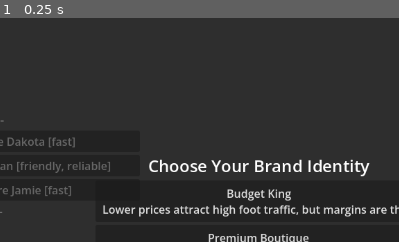
Above: before the commit, frame 1.
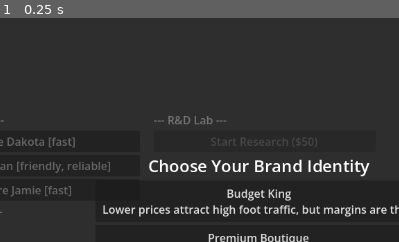
Above: after the commit, the same moment.

Repository: cdurran9/teeny-konbini
Game: Godot game, scene res://scenes/levels/main_level.tscn
Same seed, same stepped clock (60 frames per second), same inputs: the game is played once before the commit and once after it.
Inputs:
- Up to frame 1 (0.25 s): no input
The pictures show only the part of the screen within x 38-88%, y 25-75%; the shares and areas given below are measured in that part.

The runs differ from the first frame. In frame 1, 0.2% of the frame differs, in the area x 38-62%, y 43-58%.

Commit message:
R&D system with product unlocks, upgrades, and pity timer
Co-Authored-By: Claude Sonnet 4.6 <noreply@anthropic.com>

Diff:
--- a/project.godot
+++ b/project.godot
@@ -22,6 +22,7 @@
 GameState="*uid://smsm7mh0mfj8"
 UpgradeRegistry="*uid://do5ap4ey5ggbk"
 StaffManager="*res://scripts/autoloads/staff_manager.gd"
+RdManager="*res://scripts/autoloads/rd_manager.gd"
 
 [editor_plugins]
 
--- /dev/null
+++ b/resources/products/concrete/chips.tres
@@ -0,0 +1,10 @@
+[gd_resource type="Resource" script_class="ProductDefinition" format=3 uid="uid://c2yrnv4oaq9d"]
+
+[ext_resource type="Script" uid="uid://cepgvmp2tmrkd" path="res://resources/products/product_definition.gd" id="1_chips"]
+
+[resource]
+script = ExtResource("1_chips")
+id = "chips"
+display_name = "Chips"
+base_price = 1.5
+tags = Array[String](["Snack", "Junk"])
--- /dev/null
+++ b/resources/products/concrete/coffee.tres
@@ -0,0 +1,10 @@
+[gd_resource type="Resource" script_class="ProductDefinition" format=3 uid="uid://b1xqmw3nzp8c"]
+
+[ext_resource type="Script" uid="uid://cepgvmp2tmrkd" path="res://resources/products/product_definition.gd" id="1_coffee"]
+
+[resource]
+script = ExtResource("1_coffee")
+id = "coffee"
+display_name = "Coffee"
+base_price = 3.5
+tags = Array[String](["Drink", "Hot"])
--- /dev/null
+++ b/resources/products/concrete/energy_drink.tres
@@ -0,0 +1,10 @@
+[gd_resource type="Resource" script_class="ProductDefinition" format=3 uid="uid://d3zsow5pbr0e"]
+
+[ext_resource type="Script" uid="uid://cepgvmp2tmrkd" path="res://resources/products/product_definition.gd" id="1_energy"]
+
+[resource]
+script = ExtResource("1_energy")
+id = "energy_drink"
+display_name = "Energy Drink"
+base_price = 4.0
+tags = Array[String](["Drink", "Junk"])
--- /dev/null
+++ b/resources/products/concrete/hot_dog.tres
@@ -0,0 +1,10 @@
+[gd_resource type="Resource" script_class="ProductDefinition" format=3 uid="uid://e4atpx6qcs1f"]
+
+[ext_resource type="Script" uid="uid://cepgvmp2tmrkd" path="res://resources/products/product_definition.gd" id="1_hotdog"]
+
+[resource]
+script = ExtResource("1_hotdog")
+id = "hot_dog"
+display_name = "Hot Dog"
+base_price = 2.5
+tags = Array[String](["Food", "Hot"])
--- /dev/null
+++ b/resources/products/product_upgrade_def.gd
@@ -0,0 +1,7 @@
+extends Resource
+class_name ProductUpgradeDef
+
+@export var id: String
+@export var display_name: String
+@export var target_product_id: String
+@export var base_price_bonus: float = 0.5
--- a/scenes/ui/ui.tscn
+++ b/scenes/ui/ui.tscn
@@ -51,3 +51,10 @@
 offset_top = 300.0
 offset_right = 640.0
 offset_bottom = 700.0
+
+[node name="RdContainer" type="VBoxContainer" parent="." unique_id=555666777]
+layout_mode = 0
+offset_left = 660.0
+offset_top = 300.0
+offset_right = 980.0
+offset_bottom = 700.0
--- a/scripts/autoloads/event_bus.gd
+++ b/scripts/autoloads/event_bus.gd
@@ -8,3 +8,4 @@
 signal brand_chosen(brand_id: String)
 signal staff_hired(staff_data: Dictionary)
 signal staff_quit(staff_data: Dictionary)
+signal research_completed(choices: Array)
--- a/scripts/autoloads/game_state.gd
+++ b/scripts/autoloads/game_state.gd
@@ -10,6 +10,7 @@
 var owned_upgrades: Array[String] = []
 var owned_products: Array[String] = []
 var hired_staff: Array[Dictionary] = []
+var product_upgrades: Dictionary = {}
 
 func _ready():
 	current_money = starting_money
--- /dev/null
+++ b/scripts/autoloads/rd_manager.gd
@@ -0,0 +1,121 @@
+extends Node
+
+const RESEARCH_COST := 50.0
+const RESEARCH_DURATION_TICKS := 10
+const PITY_THRESHOLD := 3
+const MAX_UPGRADE_LEVEL := 3
+const CHOICES_COUNT := 3
+
+var is_researching := false
+var ticks_remaining := 0
+var pity_counter := 0
+var pending_choices: Array[Dictionary] = []
+
+func _ready():
+	EventBus.tick_processed.connect(_on_tick)
+
+func start_research() -> bool:
+	if is_researching or not pending_choices.is_empty():
+		return false
+	if GameState.current_money < RESEARCH_COST:
+		return false
+	GameState.current_money -= RESEARCH_COST
+	EventBus.money_changed.emit(GameState.current_money)
+	is_researching = true
+	ticks_remaining = RESEARCH_DURATION_TICKS
+	return true
+
+func _on_tick(_tick: Dictionary):
+	if not is_researching:
+		return
+	ticks_remaining -= 1
+	if ticks_remaining <= 0:
+		_complete_research()
+
+func _complete_research():
+	is_researching = false
+	var choices := _roll_choices()
+	if choices.is_empty():
+		return
+	pending_choices = choices
+	EventBus.research_completed.emit(choices)
+
+func choose(choice: Dictionary):
+	if pending_choices.is_empty():
+		return
+	_apply_choice(choice)
+	pending_choices.clear()
+
+func _apply_choice(choice: Dictionary):
+	match choice["type"]:
+		"unlock_product":
+			GameState.purchase_product(choice["id"])
+		"upgrade_product":
+			var pid: String = choice["id"]
+			var current_level: int = GameState.product_upgrades.get(pid, 0)
+			GameState.product_upgrades[pid] = current_level + 1
+
+func _build_pool() -> Array[Dictionary]:
+	var pool: Array[Dictionary] = []
+
+	for product_id in UpgradeRegistry._products:
+		if not GameState.owned_products.has(product_id):
+			var product: ProductDefinition = UpgradeRegistry._products[product_id]
+			pool.append({
+				"type": "unlock_product",
+				"id": product_id,
+				"display_name": "Unlock: %s" % product.display_name
+			})
+
+	for product_id in GameState.owned_products:
+		var level: int = GameState.product_upgrades.get(product_id, 0)
+		if level < MAX_UPGRADE_LEVEL:
+			var product: ProductDefinition = UpgradeRegistry._products.get(product_id)
+			if product:
+				pool.append({
+					"type": "upgrade_product",
+					"id": product_id,
+					"display_name": "Upgrade: %s (Lv.%d→%d)" % [product.display_name, level, level + 1]
+				})
+
+	return pool
+
+func _roll_choices() -> Array[Dictionary]:
+	var pool := _build_pool()
+	if pool.is_empty():
+		return []
+
+	var unlock_pool: Array[Dictionary] = []
+	var upgrade_pool: Array[Dictionary] = []
+	for item in pool:
+		if item["type"] == "unlock_product":
+			unlock_pool.append(item)
+		else:
+			upgrade_pool.append(item)
+
+	var choices: Array[Dictionary] = []
+
+	if pity_counter >= PITY_THRESHOLD and not unlock_pool.is_empty():
+		# Guaranteed new unlock
+		unlock_pool.shuffle()
+		choices.append(unlock_pool[0])
+		pity_counter = 0
+		var rest: Array[Dictionary] = unlock_pool.slice(1) + upgrade_pool
+		rest.shuffle()
+		var fill := mini(CHOICES_COUNT - 1, rest.size())
+		for i in range(fill):
+			choices.append(rest[i])
+	else:
+		pool.shuffle()
+		var count := mini(CHOICES_COUNT, pool.size())
+		for i in range(count):
+			choices.append(pool[i])
+		var has_unlock := false
+		for c in choices:
+			if c["type"] == "unlock_product":
+				has_unlock = true
+				break
+		if not has_unlock:
+			pity_counter += 1
+
+	return choices
--- a/scripts/autoloads/tick_calculator.gd
+++ b/scripts/autoloads/tick_calculator.gd
@@ -57,7 +57,8 @@
 				if not has_affinity:
 					continue
 
-				var rev := product.base_price
+				var upgrade_level: int = GameState.product_upgrades.get(product_id, 0)
+				var rev := product.base_price * (1.0 + upgrade_level * 0.2)
 				rev *= (1.0 - archetype.price_sensitivity * context.price_modifier)
 				rev *= traffic
 				rev *= context.shelf_organization
--- a/scripts/ui/ui.gd
+++ b/scripts/ui/ui.gd
@@ -4,6 +4,7 @@
 @onready var buttons_horizontal = $ButtonsHorizontal
 @onready var locations_container = $LocationsContainer
 @onready var staff_container = $StaffContainer
+@onready var rd_container = $RdContainer
 
 func _ready():
 	EventBus.money_changed.connect(update_score)
@@ -11,9 +12,12 @@
 	EventBus.store_opened.connect(_on_store_opened)
 	EventBus.staff_hired.connect(_on_staff_changed)
 	EventBus.staff_quit.connect(_on_staff_changed)
+	EventBus.tick_processed.connect(_on_tick_for_rd)
+	EventBus.research_completed.connect(_on_research_completed)
 	build_buttons_display()
 	build_locations_display()
 	build_staff_display()
+	build_rd_display()
 	update_score(GameState.current_money)
 	update_reputation(GameState.brand_reputation)
 
@@ -131,3 +135,52 @@
 				build_staff_display()
 			)
 			staff_container.add_child(assign_btn)
+
+func _on_tick_for_rd(_tick: Dictionary):
+	if RdManager.is_researching:
+		build_rd_display()
+
+func _on_research_completed(_choices: Array):
+	build_rd_display()
+
+func build_rd_display():
+	for child in rd_container.get_children():
+		child.queue_free()
+
+	var header := Label.new()
+	header.text = "--- R&D Lab ---"
+	rd_container.add_child(header)
+
+	if not RdManager.pending_choices.is_empty():
+		var prompt := Label.new()
+		prompt.text = "Research complete! Choose one:"
+		rd_container.add_child(prompt)
+		for choice in RdManager.pending_choices:
+			var btn := Button.new()
+			btn.text = choice["display_name"]
+			var c: Dictionary = choice
+			btn.pressed.connect(func():
+				RdManager.choose(c)
+				build_rd_display()
+			)
+			rd_container.add_child(btn)
+		return
+
+	if RdManager.is_researching:
+		var status := Label.new()
+		status.text = "Researching... (%d ticks left)" % RdManager.ticks_remaining
+		rd_container.add_child(status)
+	else:
+		var start_btn := Button.new()
+		start_btn.text = "Start Research ($%.0f)" % RdManager.RESEARCH_COST
+		start_btn.disabled = GameState.current_money < RdManager.RESEARCH_COST
+		start_btn.pressed.connect(func():
+			RdManager.start_research()
+			build_rd_display()
+		)
+		rd_container.add_child(start_btn)
+
+	if RdManager.pity_counter > 0:
+		var pity_lbl := Label.new()
+		pity_lbl.text = "Pity: %d/%d" % [RdManager.pity_counter, RdManager.PITY_THRESHOLD]
+		rd_container.add_child(pity_lbl)
